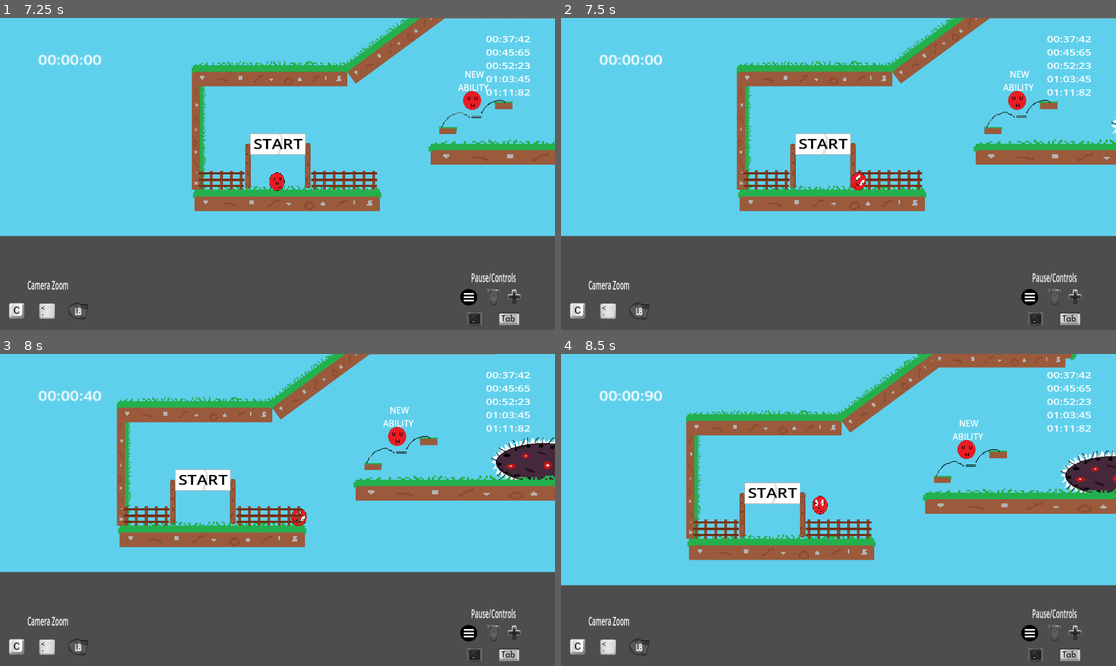
Above: before the commit, frames 1-4 (two rows, left to right).
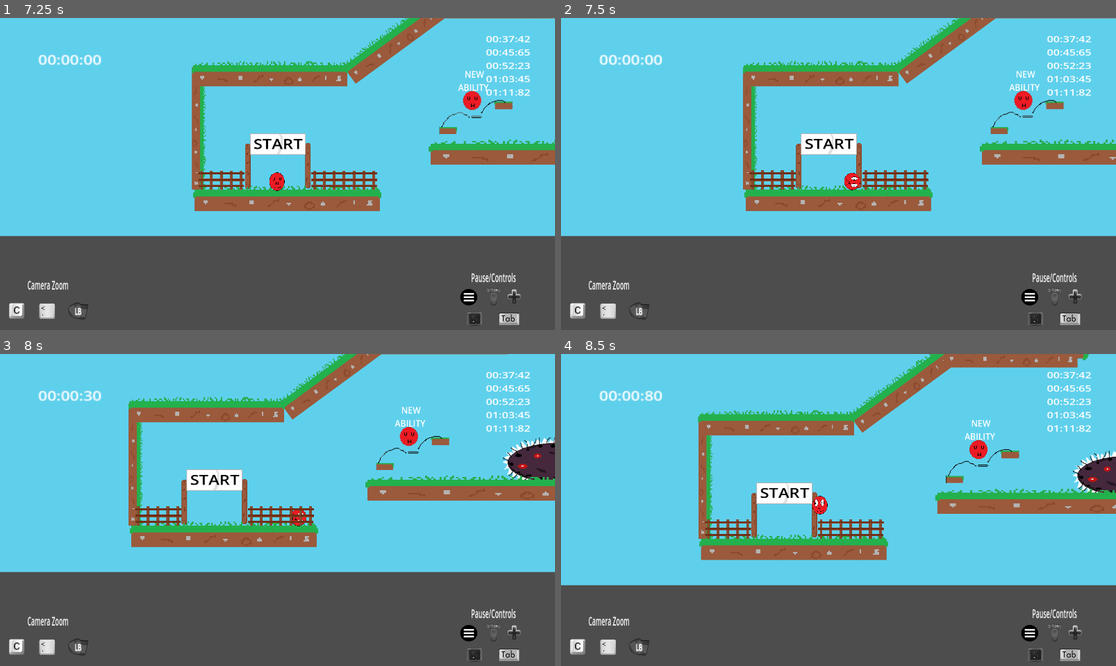
Above: after the commit, the same moments.

Repository: Mahnwe/TheBallThatWasUwU
Game: Godot game, scene res://Scenes/menu.tscn
Same seed, same stepped clock (60 frames per second), same inputs: the game is played once before the commit and once after it. Sound files missing from this copy of the repository are replaced by a short silence.
Inputs (mouse positions are in pixels of both pictures, inside the frame that each line leads up to):
- Up to frame 1 (7.25 s): click "Level 2" at 0.5 s; tap Enter at 1.25 s; move the mouse to (399, 158) at 1.27 s; hold D (move_right) 1.28-2.78 s; tap Shift (dash) at 1.35, 3.05, 4.35, 5.3 s; click (399, 158) at 1.42 s; tap Space (jump) at 1.52, 1.82, 2.27, 2.3, 2.57, 3.77, 4.07, 5.27, 5.57 s; tap F (next_level) at 1.55, 2.1, 3.8, 5.1 s; move the mouse to (166, 189) at 2.02 s; move the mouse to (333, 105) at 2.77 s; hold A (move_left) 2.78-3.53 s; hold Space (jump) 2.78-3.53 s; move the mouse to (249, 236) at 3.52 s; hold D (move_right) 3.53-5.03 s; tap C (close_commands) at 3.6 s; click (249, 236) at 3.67 s; move the mouse to (444, 220) at 4.27 s; hold Space (jump) 4.28-5.03 s; tap Escape (menu_when_finish) at 4.9 s; move the mouse to (111, 127) at 5.02 s; hold A (move_left) 5.03-5.75 s; tap Tab (pause) at 5.65 s; click "Return to menu" at 5.75 s; click "Level 3" at 6.5 s
- Up to frame 2 (7.5 s): move the mouse to (866, 174) at 7.27 s; hold D (move_right) from 7.28 s (still down); tap Shift (dash) at 7.35 s; click (866, 174) at 7.42 s
- Up to frame 3 (8 s): keep holding D (move_right); tap F (next_level) at 7.55 s
- Up to frame 4 (8.5 s): move the mouse to (755, 432) at 8.02 s; release D (move_right) at 8.03 s; hold A (move_left) from 8.03 s (still down); tap F (next_level) at 8.1 s; tap Space (jump) at 8.27, 8.3 s

Frame 1 is identical in both runs. In frame 2, 4.7% of the frame differs, in the area x 31-100%, y 0-62%; in frame 3, 7.0%; in frame 4, 7.4%, in the area x 15-100%, y 0-67%.

Commit message:
Rework access to level system, now player can access to every level whenever he want with every ability he unlocked, game still keep track of which level he finished, clean levels code

Diff:
--- a/Ressources/PropertieFile/properties.cfg
+++ b/Ressources/PropertieFile/properties.cfg
@@ -1,9 +1,9 @@
 [levels]
 
-is_level_one_finished=true
-is_level_two_finished=true
-is_level_three_finished=true
-is_level_four_finished=true
+is_level_one_finished=false
+is_level_two_finished=false
+is_level_three_finished=false
+is_level_four_finished=false
 
 [musicVolume]
 
--- a/Scripts/Level2.gd
+++ b/Scripts/Level2.gd
@@ -31,9 +31,6 @@
 	$Player/Pause.get_child(1).hide()
 	$Player/Pause.get_child(2).hide()
 	is_paused = false
-	$Player/Pause.get_child(4).player_have_dash = false
-	$Player.have_dash_ability = false
-	$Player.can_double_jump = false
 	$Player.get_child(0).get_child(0).get_child(0).get_child(0).set_process(false)
 	$Level2Music.play()
 
@@ -151,8 +148,6 @@
 func _on_save_point_player_entered():
 	save_position_x = $Player.position.x
 	save_position_y = $Player.position.y
-	print(save_position_x)
-	print(save_position_y)
 
 
 func _on_finish_player_entered():
@@ -164,8 +159,6 @@
 	$Player.get_child(0).get_child(0).get_child(0).get_child(1).instantiate(queue.file_data)
 	config.set_value("levels", "is_level_two_finished", true)
 	config.save("res://Ressources/PropertieFile/properties.cfg")
-	print($Player.position.x)
-	print($Player.position.y)
 	$Player.get_child(1).animation = "stay"
 	$Player.set_physics_process(false)
 	await get_tree().create_timer(1).timeout
--- a/Scripts/level1.gd
+++ b/Scripts/level1.gd
@@ -26,14 +26,11 @@
 	queue.load()
 	set_volume()
 	$Player.get_child(0).get_child(0).get_child(0).get_child(1).instantiate(queue.file_data)
-	$Player/Pause.get_child(4).player_have_dash = false
 	$Player/Pause.hide()
 	$Player/Pause.get_child(0).hide()
 	$Player/Pause.get_child(1).hide()
 	$Player/Pause.get_child(2).hide()
 	is_paused = false
-	$Player.have_dash_ability = false
-	$Player.can_double_jump = false
 	$Player.get_child(0).get_child(0).get_child(0).get_child(0).set_process(false)
 	set_up_signs()
 	$Level1Music.play()
@@ -105,8 +102,6 @@
 func _on_save_point_player_entered():
 	save_position_x = $Player.position.x
 	save_position_y = $Player.position.y
-	print(save_position_x)
-	print(save_position_y)
 
 func _on_finish_player_entered():
 	$Player.position.x = finish_position_x
--- a/Scripts/level_3.gd
+++ b/Scripts/level_3.gd
@@ -31,9 +31,6 @@
 	$Player/Pause.get_child(1).hide()
 	$Player/Pause.get_child(2).hide()
 	is_paused = false
-	$Player/Pause.get_child(4).player_have_dash = true
-	$Player.have_dash_ability = true
-	$Player.can_double_jump = false
 	$Player.get_child(0).get_child(0).get_child(0).get_child(0).set_process(false)
 
 
@@ -116,8 +113,6 @@
 func _on_save_point_player_entered():
 	save_position_x = $Player.position.x
 	save_position_y = $Player.position.y
-	print(save_position_x)
-	print(save_position_y)
 
 
 func _on_spike_spike_hit():
@@ -162,8 +157,6 @@
 	$Player.get_child(0).get_child(0).get_child(0).get_child(1).instantiate(queue.file_data)
 	config.set_value("levels", "is_level_three_finished", true)
 	config.save("res://Ressources/PropertieFile/properties.cfg")
-	print($Player.position.x)
-	print($Player.position.y)
 	$Player.get_child(1).animation = "stay"
 	$Player.set_physics_process(false)
 	await get_tree().create_timer(1).timeout
--- a/Scripts/level_4.gd
+++ b/Scripts/level_4.gd
@@ -26,14 +26,11 @@
 	queue.load()
 	set_volume()
 	$Player.get_child(0).get_child(0).get_child(0).get_child(1).instantiate(queue.file_data)
-	$Player/Pause.get_child(4).player_have_dash = true
 	$Player/Pause.hide()
 	$Player/Pause.get_child(0).hide()
 	$Player/Pause.get_child(1).hide()
 	$Player/Pause.get_child(2).hide()
 	is_paused = false
-	$Player.have_dash_ability = true
-	$Player.can_double_jump = true
 	$Player.get_child(0).get_child(0).get_child(0).get_child(0).set_process(false)
 	_on_triple_sign_set_up_sign_label()
 	$Path2D/PathFollow2D/HardRockMovingPlatform.set_process(false)
@@ -106,8 +103,6 @@
 func _on_save_point_player_entered():
 	save_position_x = $Player.position.x
 	save_position_y = $Player.position.y
-	print(save_position_x)
-	print(save_position_y)
 
 func _on_finish_player_entered():
 	$Player.position.x = finish_position_x
--- a/Scripts/menu.gd
+++ b/Scripts/menu.gd
@@ -6,10 +6,6 @@
 # Load data from a file.
 var config_file = config.load("res://Ressources/PropertieFile/properties.cfg")
 
-var is_level_one_finished = config.get_value("levels","is_level_one_finished")
-var is_level_two_finished = config.get_value("levels","is_level_two_finished")
-var is_level_three_finished = config.get_value("levels","is_level_three_finished")
-var is_level_four_finished = config.get_value("levels","is_level_four_finished")
 # Called when the node enters the scene tree for the first time.
 func _ready():
 	$MusicSlider.value = config.get_value("musicSliderValue","sliderMusicValue")
@@ -18,19 +14,6 @@
 	$Level1Button.grab_focus()
 	$MenuMusic.play()
 
-	if !is_level_one_finished:
-		$Level2Button.focus_mode = FOCUS_NONE
-	else:
-		$Level2Button.focus_mode = FOCUS_ALL
-	if !is_level_two_finished:
-		$Level3Button.focus_mode = FOCUS_NONE
-	else:
-		$Level3Button.focus_mode = FOCUS_ALL
-	if !is_level_three_finished:
-		$Level4Button.focus_mode = FOCUS_NONE
-	else:
-		$Level4Button.focus_mode = FOCUS_ALL
-
 
 # Called every frame. 'delta' is the elapsed time since the previous frame.
 func _process(_delta):
--- a/Scripts/player.gd
+++ b/Scripts/player.gd
@@ -21,8 +21,18 @@
 var jump_buffer
 var player_try_buffer_jump
 
+var config = ConfigFile.new()
+# Load data from a file.
+var config_file = config.load("res://Ressources/PropertieFile/properties.cfg")
+
 func _ready():
-	pass
+	can_dash = false
+	can_double_jump = false
+	if(config.get_value("levels", "is_level_two_finished")):
+		can_dash = true
+		have_dash_ability = true
+	if(config.get_value("levels", "is_level_three_finished")):
+		can_double_jump = true
 
 func _physics_process(_delta):
 	check_for_player_movement()
